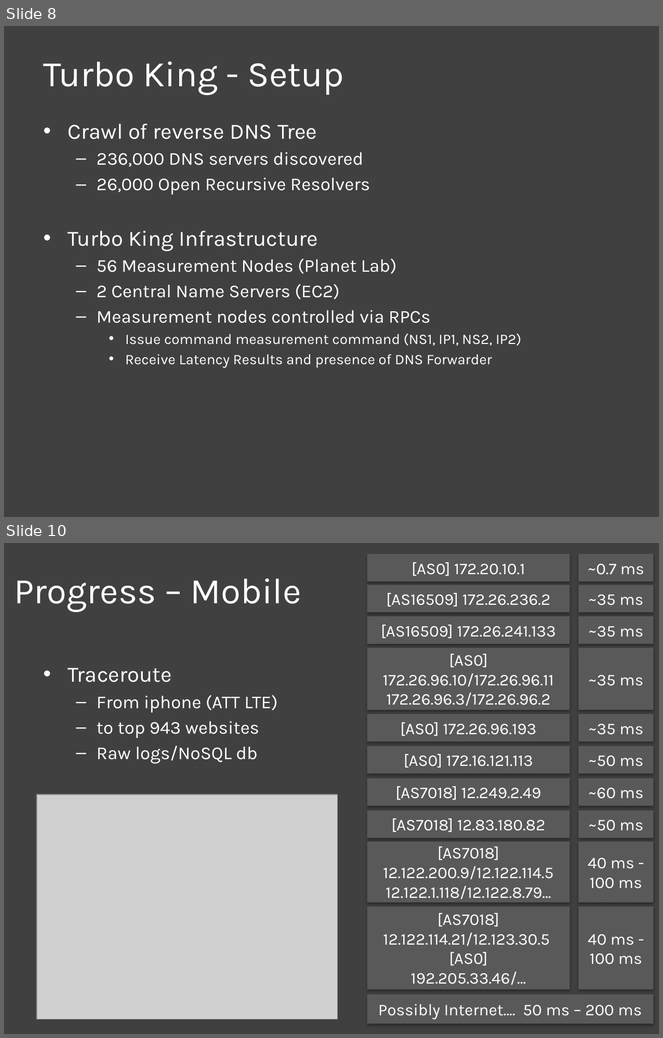
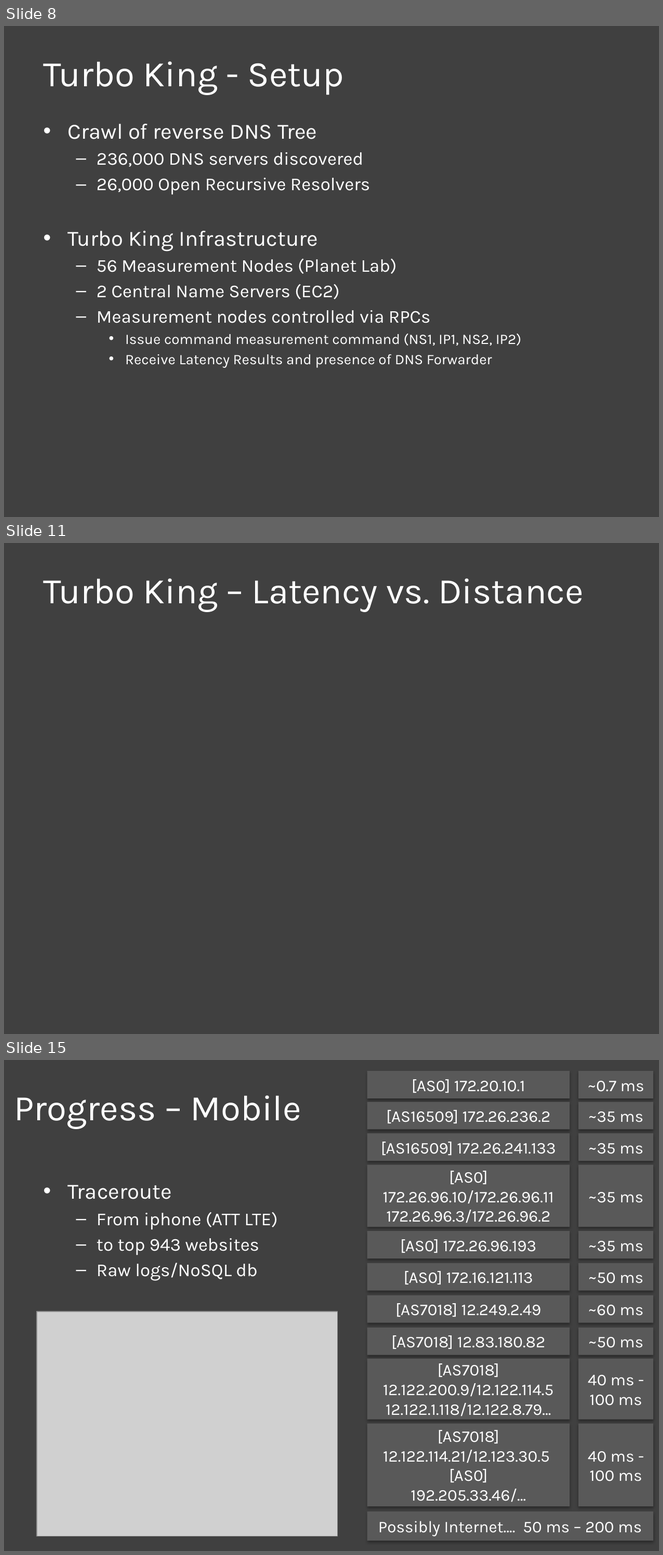
Before and after one commit to nebgnahz/CS268NetworkMeasurement, a slide deck: doc/Final/Final.pptx. Shown one above the other, each under a label of ours: slides 8 and 10 before the commit, slides 8, 11 and 15 after it; the slides between them are not shown. The pictures are 663x1038 and 663x1555 pixels, drawn with LibreOffice and Linux fonts; fonts in the diff are those of the drawing; grey boxes stand for pictures. Boxes give left, top, right and bottom in pixels: in the first picture for what was removed or moved away, otherwise in the second. Text is boxed around its words. In the diff, an @@ line names an element or a change of style, - is before the commit and + after.

```diff
--- a/doc/Final/Final.pptx
+++ b/doc/Final/Final.pptx
@@ slide 11 added at box(4, 543, 659, 1034), background #404040 @@
@@ title added at box(44, 578, 584, 612), 39.6 pt, text #FFFFFF @@
+Turbo King – Latency vs. Distance
@@ what was slide 10 is now slide 15 @@
```
Also in this commit, not shown: 1 slide changed, 4 other slides added.
